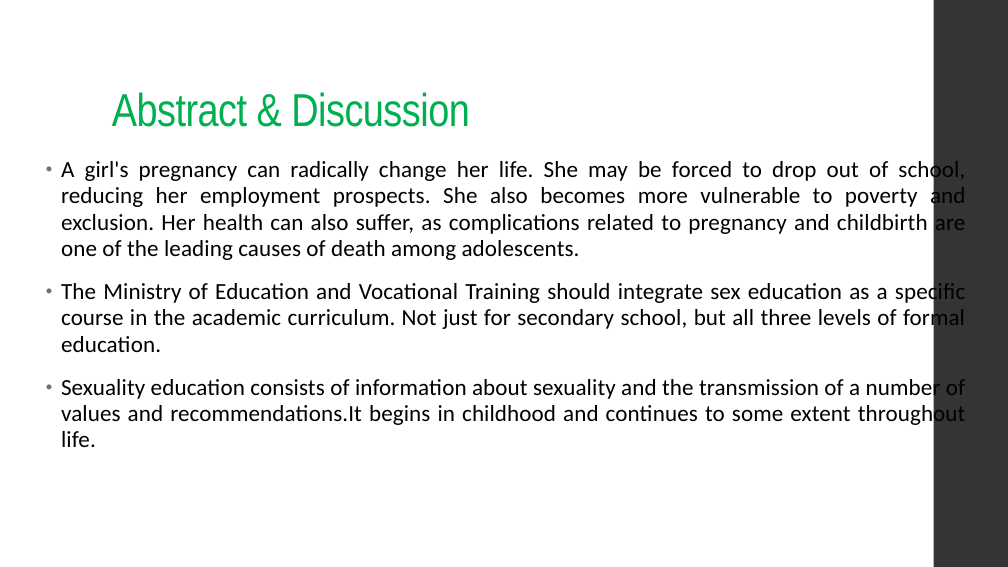
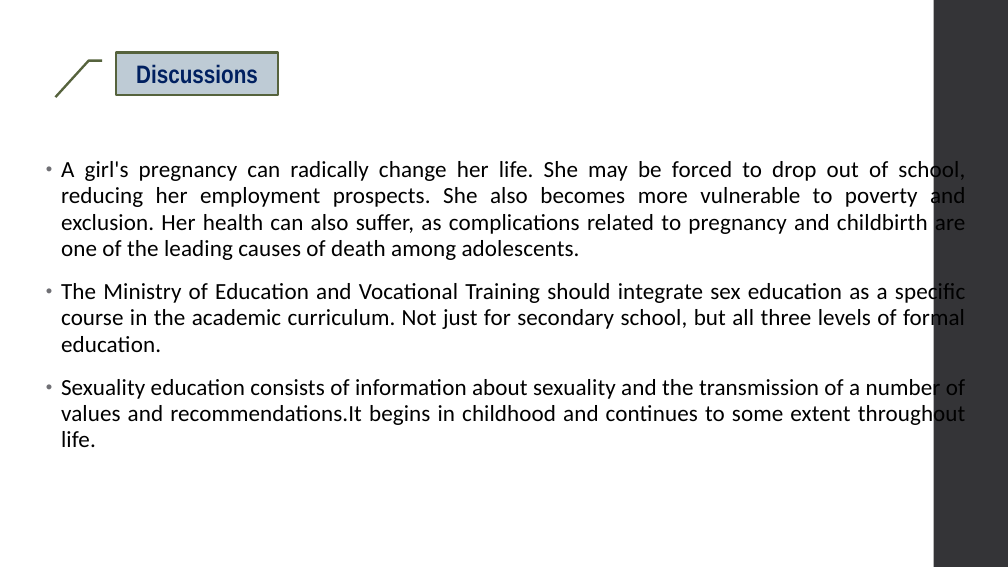
Before and after one commit to Maickery/Child_of_change, a slide deck: slide 17 of Result/Presentation.pptx. Drawn at 1008x567 pixels with LibreOffice and Linux fonts; fonts in the diff are those of the drawing. Boxes give left, top, right and bottom in pixels: in the first picture for what was removed or moved away, otherwise in the second. Text is boxed around its words. In the diff, an @@ line names an element or a change of style, - is before the commit and + after.

```diff
--- a/Result/Presentation.pptx
+++ b/Result/Presentation.pptx
@@ border callout added at box(116, 53, 278, 95), fill #BECBD5, outline #56633D 2.25 pt, 24 pt, text #002060, bold @@
+  Discussions
@@ title removed at box(112, 92, 470, 127) @@
-Abstract & Discussion
```
Also in this commit, not shown: 6 other slides changed, 4 slides added, 2 slides removed, 1 other file.
